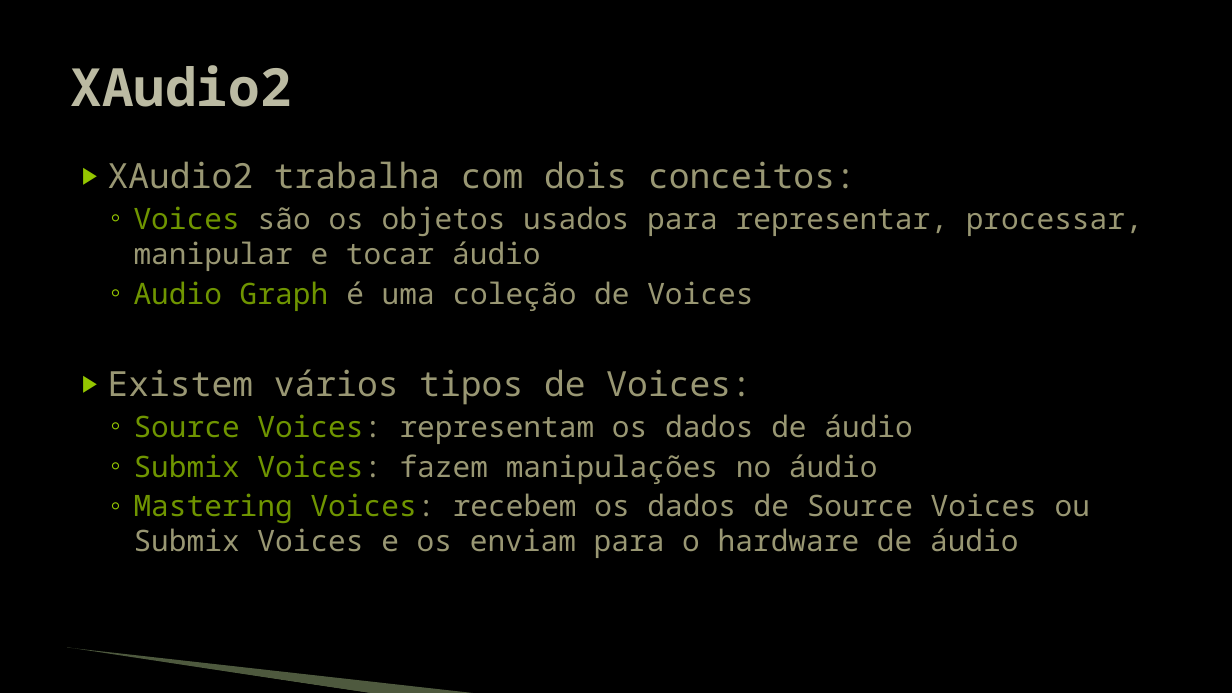
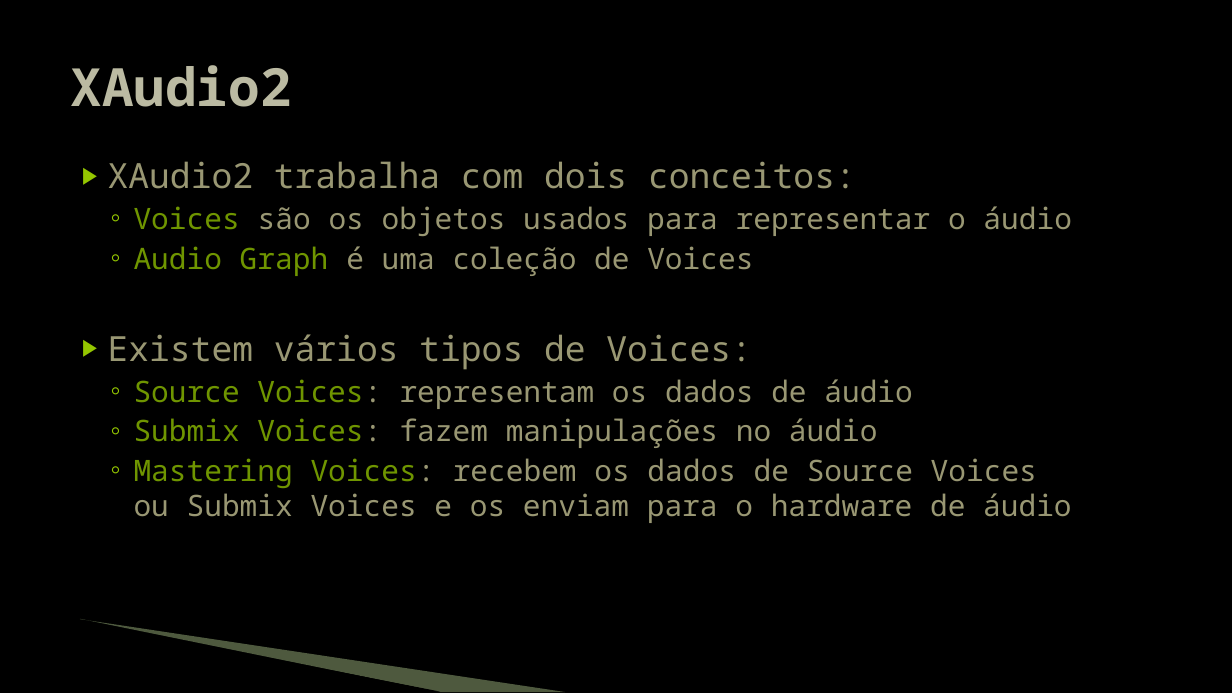
Before and after one commit to JudsonSS/Jogos, a slide deck: slide 13 of Slides/15. Reprodução de Áudio.pptx. Drawn at 1232x693 pixels with LibreOffice and Linux fonts; fonts in the diff are those of the drawing; background and template pictures are left out. Boxes give left, top, right and bottom in pixels: in the first picture for what was removed or moved away, otherwise in the second. Text is boxed around its words. In the diff, an @@ line names an element or a change of style, - is before the commit and + after.

```diff
--- a/Slides/15. Reprodução de Áudio.pptx
+++ b/Slides/15. Reprodução de Áudio.pptx
@@ text at [134, 206, 1072, 236]: text changed @@
-  ◦ Voices são os objetos usados para representar, processar, manipular e tocar áudio
+  ◦ Voices são os objetos usados para representar o áudio
@@ freeform shape: place and size @@
-freeform shape at [66, 649, 374, 693]
+freeform shape at [78, 621, 440, 692]
@@ freeform shape: place and size @@
-freeform shape at [67, 648, 481, 693]
+freeform shape at [80, 619, 566, 692]
```
Also in this commit, not shown: 19 other slides changed.
